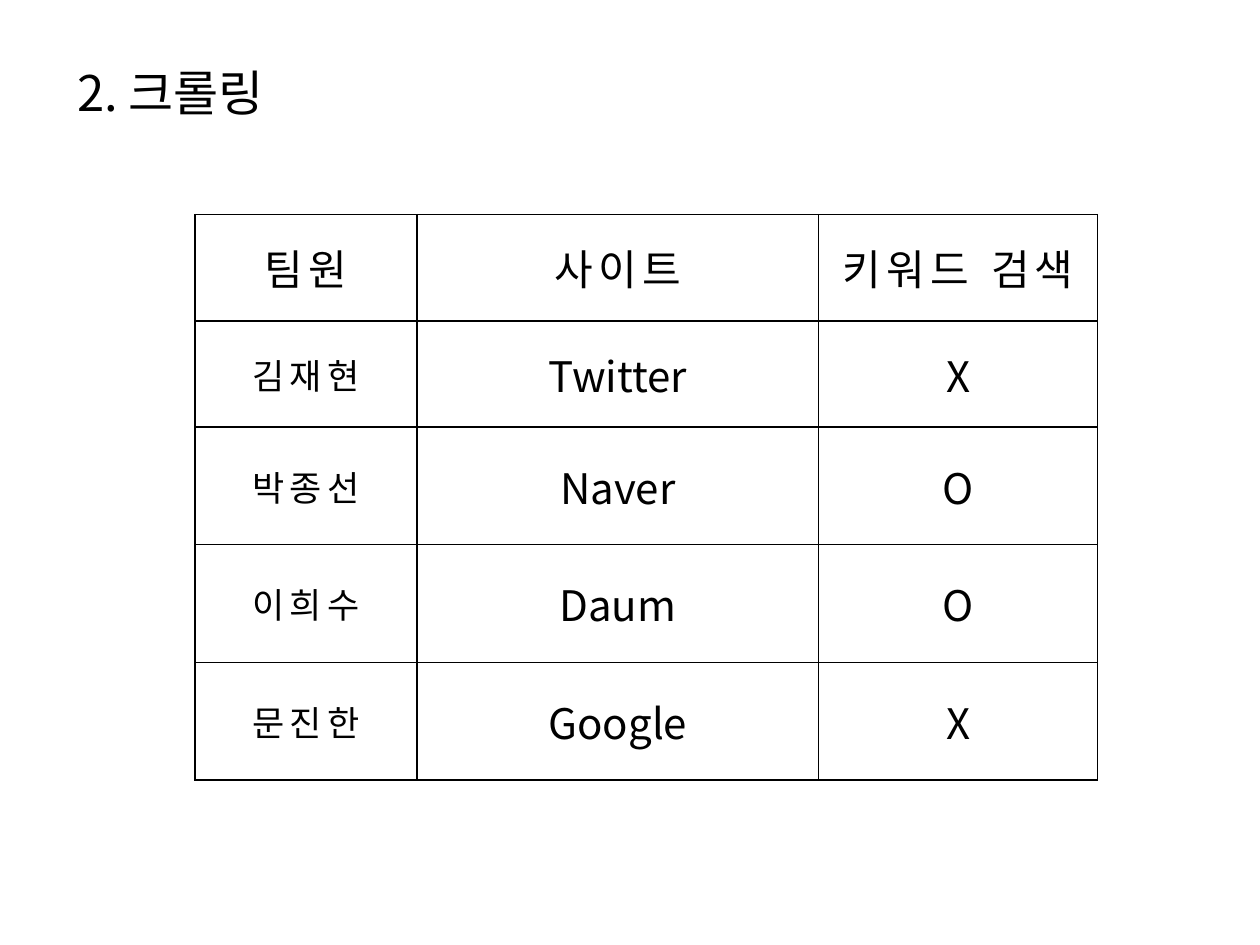
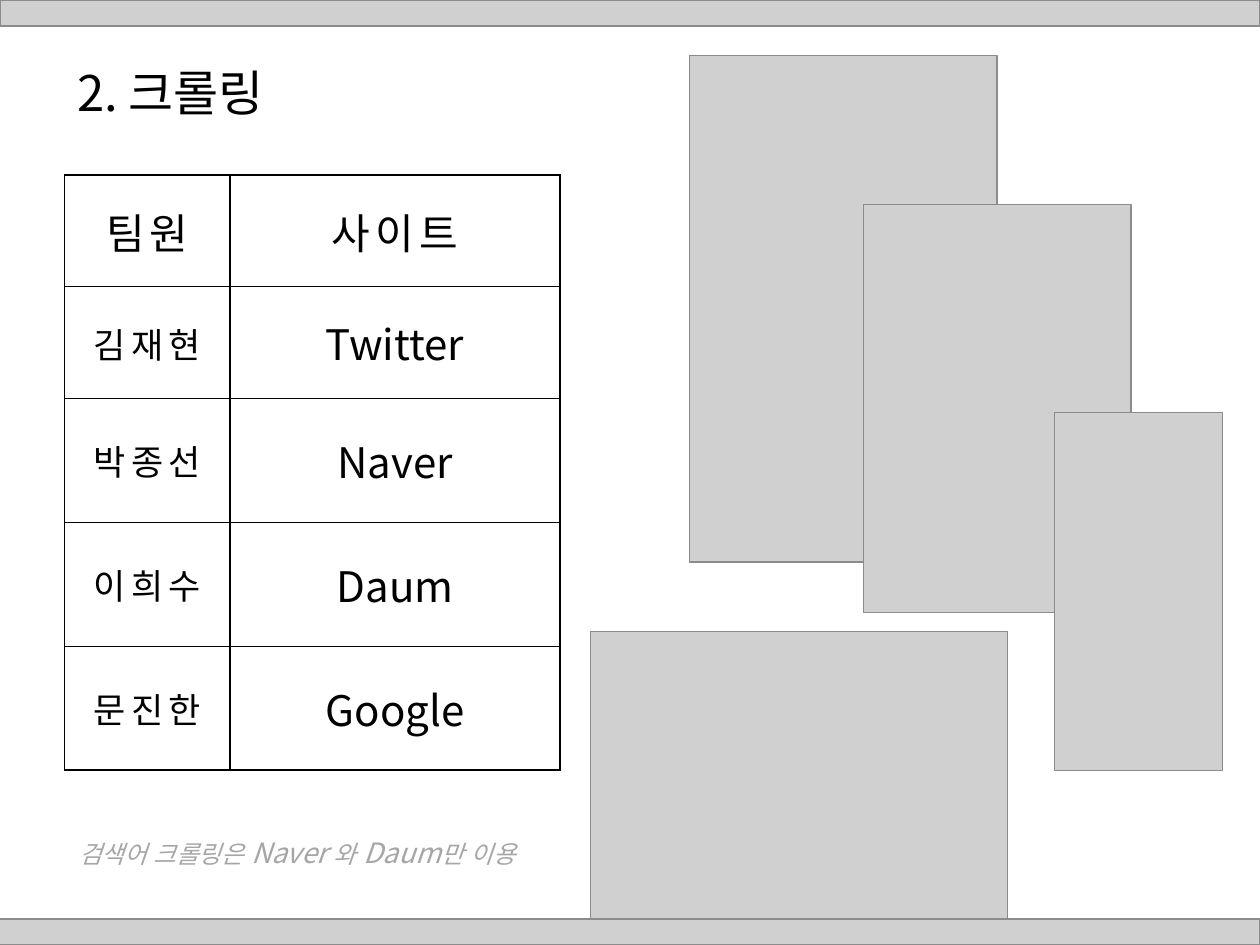
Before and after one commit to HaYongdae/issuewhatshow, a slide deck: slide 7 of doc/최종 PPT.pptx. Drawn at 1260x945 pixels with LibreOffice and Linux fonts; fonts in the diff are those of the drawing; grey boxes stand for pictures. Boxes give left, top, right and bottom in pixels: in the first picture for what was removed or moved away, otherwise in the second. Text is boxed around its words. In the diff, an @@ line names an element or a change of style, - is before the commit and + after.

```diff
--- a/doc/최종 PPT.pptx
+++ b/doc/최종 PPT.pptx
@@ picture added at <box>0,0,1260,26</box> @@
@@ picture added at <box>689,55,997,562</box> @@
@@ table at <box>64,175,561,770</box> @@
-column 3: 키워드 검색 | X | O | O | X
@@ table: place and size @@
-table at <box>195,214,1099,780</box>
+table at <box>64,175,561,770</box>
@@ picture added at <box>863,204,1131,612</box> @@
@@ picture added at <box>1055,412,1222,770</box> @@
@@ picture added at <box>591,631,1008,945</box> @@
@@ text added at <box>79,842,516,865</box>, 14 pt, text #A6A6A6, italic @@
+검색어 크롤링은 Naver 와 Daum만 이용
@@ picture added at <box>0,919,1260,945</box> @@
```
Also in this commit, not shown: 25 other slides changed, 1 slide added, 4 slides removed.
